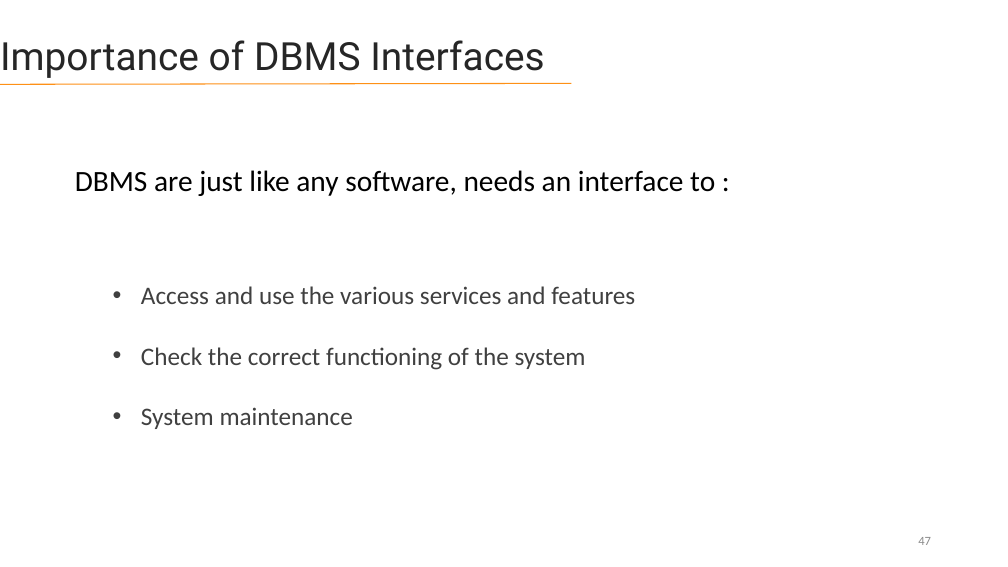
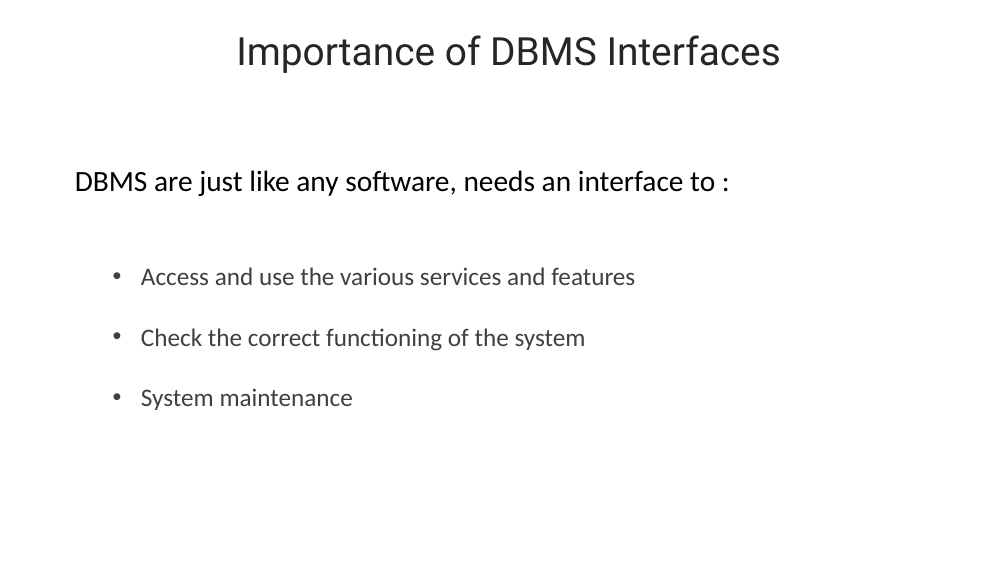
Before and after one commit to lahcenrahlaoui/Wingardium_Leviosaaaa, a slide deck: slide 48 of Presentation-projet-SQLite (1) - Copy.pptx (slide 47 before the commit). Drawn at 1008x567 pixels with LibreOffice and Linux fonts; fonts in the diff are those of the drawing. Boxes give left, top, right and bottom in pixels: in the first picture for what was removed or moved away, otherwise in the second. Text is boxed around its words. In the diff, an @@ line names an element or a change of style, - is before the commit and + after.

```diff
--- a/Presentation-projet-SQLite (1) - Copy.pptx
+++ b/Presentation-projet-SQLite (1) - Copy.pptx
@@ text "Importance of DBMS Interfaces": place and size @@
-text "Importance of DBMS Interfaces" at <box>0,40,544,78</box>
+text "Importance of DBMS Interfaces" at <box>236,35,781,73</box>
@@ text "Importance of DBMS Interfaces" at <box>236,35,781,73</box>: alignment left to centre @@
@@ line removed from (0, 85) to (572, 83) @@
@@ text "Access and use the various ...": place and size @@
-text "Access and use the various ..." at <box>141,286,635,429</box>
+text "Access and use the various ..." at <box>141,267,635,410</box>
@@ page number removed at <box>918,537,931,545</box> @@
-47
```
Also in this commit, not shown: 27 other slides changed, 11 slides added, 10 slides removed.
